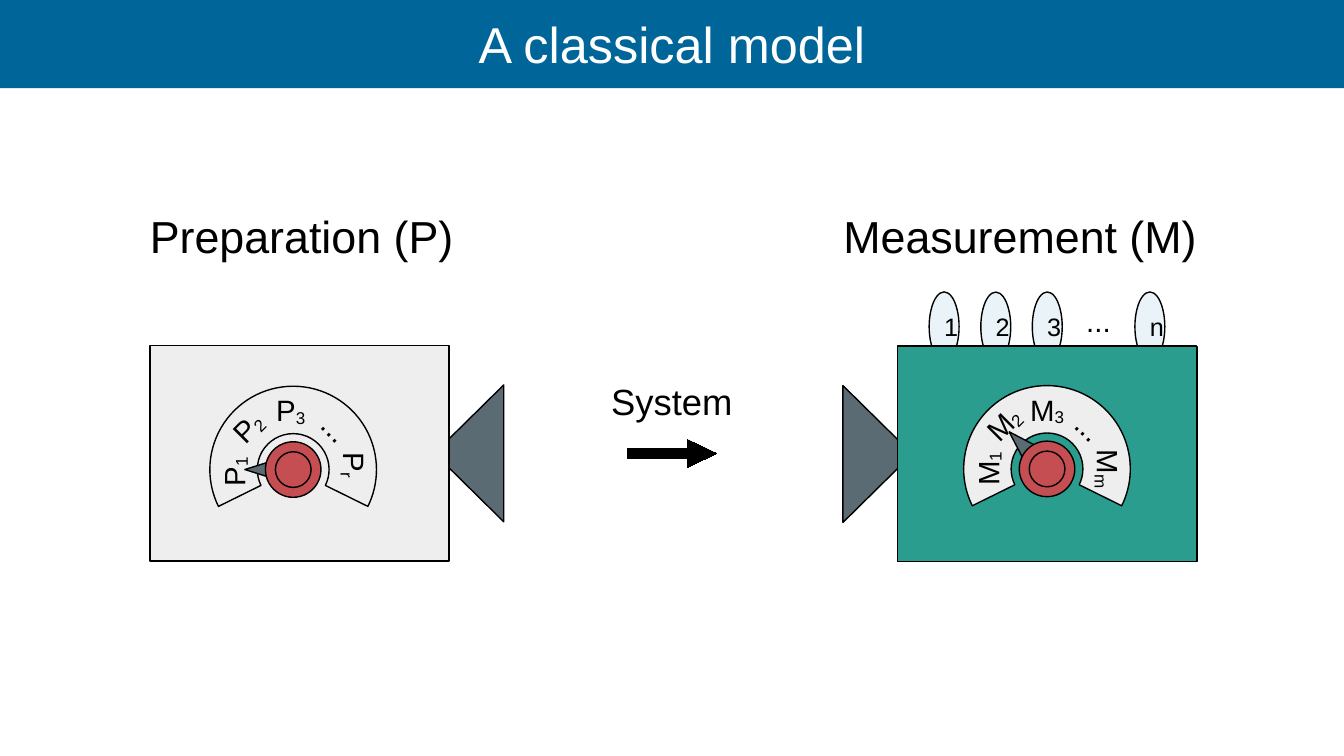
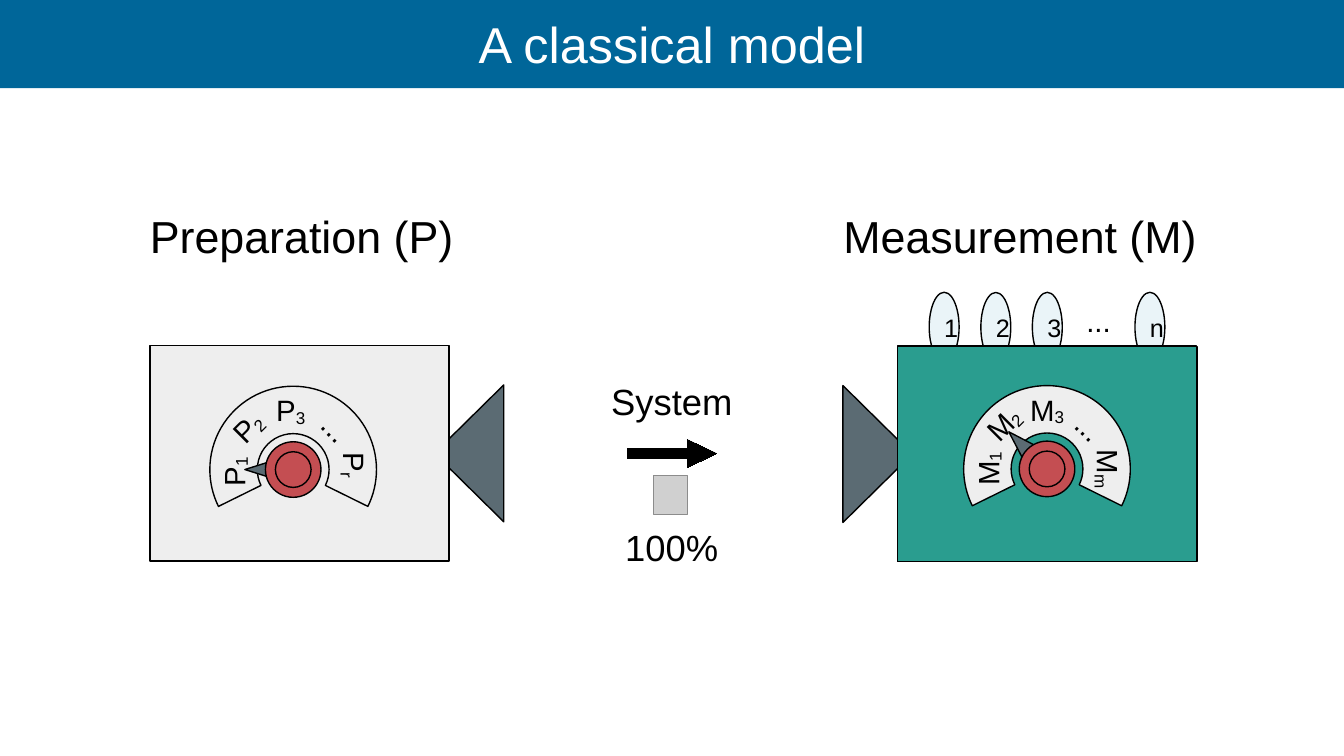
Before and after one commit to Ismaele-vincent/PhD, a slide deck: slide 21 of 2026/Talks/ILL Seminar/ILL seminar 2026.odp (slide 17 before the commit). Drawn at 1344x756 pixels with LibreOffice and Linux fonts; fonts in the diff are those of the drawing; grey boxes stand for pictures; background and template pictures are left out. Boxes give left, top, right and bottom in pixels: in the first picture for what was removed or moved away, otherwise in the second. Text is boxed around its words. In the diff, an @@ line names an element or a change of style, - is before the commit and + after.

```diff
--- a/2026/Talks/ILL Seminar/ILL seminar 2026.odp
+++ b/2026/Talks/ILL Seminar/ILL seminar 2026.odp
@@ picture added at bbox=[653, 475, 687, 514] @@
@@ text added at bbox=[625, 535, 718, 562], 26 pt, text #000000 @@
+100%
```
Also in this commit, not shown: 9 other slides changed, 29 slides added, 15 other files.
